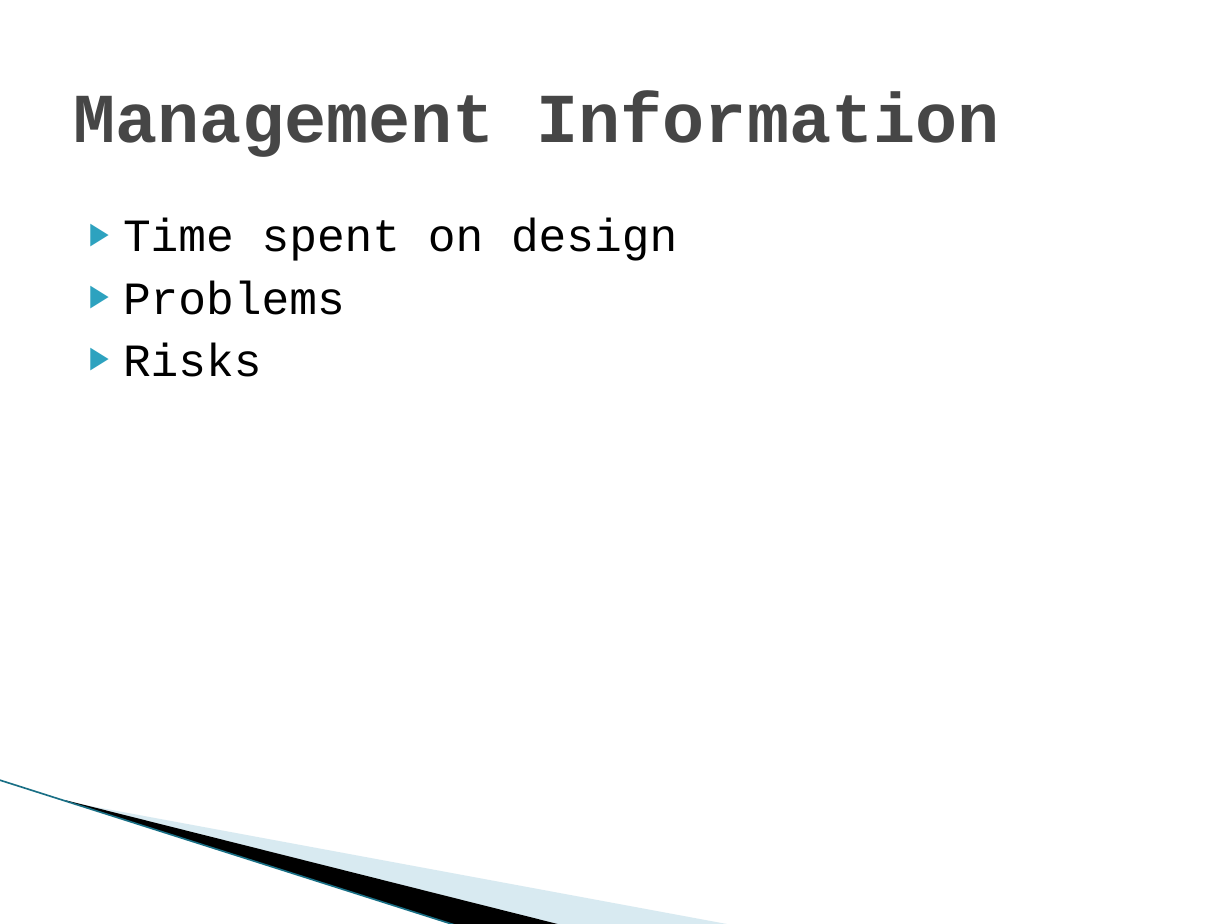
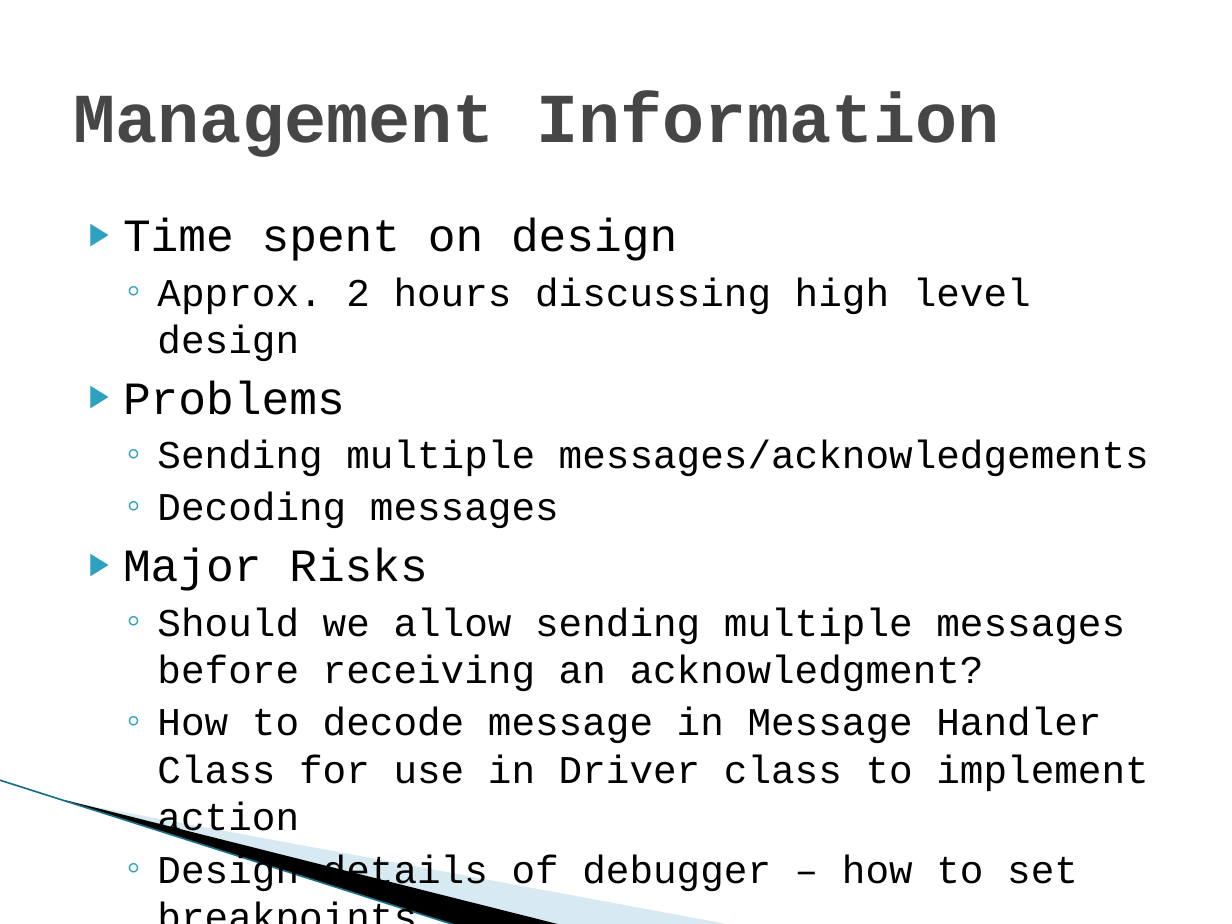
Before and after one commit to dmb2bt/CS3240-Group-19, a slide deck: slide 6 of Presentations/RoboticorpLab5.pptx. Drawn at 1232x924 pixels with LibreOffice and Linux fonts; fonts in the diff are those of the drawing; background and template pictures are left out. Boxes give left, top, right and bottom in pixels: in the first picture for what was removed or moved away, otherwise in the second. Text is boxed around its words. In the diff, an @@ line names an element or a change of style, - is before the commit and + after.

Commit message:
Anticipated Changes and Management Stuff added to Presentation 5

```diff
--- a/Presentations/RoboticorpLab5.pptx
+++ b/Presentations/RoboticorpLab5.pptx
@@ text at <box>157,277,1031,361</box>: paragraph added @@
+  ◦ Approx. 2 hours discussing high level design
@@ text at <box>123,440,1149,894</box>: text changed; size 27 to 23 pt @@
-▶ Risks
+  ◦ Sending multiple messages/acknowledgements
+  ◦ Decoding messages
+▶ Major Risks
+  ◦ Should we allow sending multiple messages before receiving an acknowledgment?
+  ◦ How to decode message in Message Handler Class for use in Driver class to implement action
+  ◦ Design details of debugger – how to set breakpoints
```
Also in this commit, not shown: 1 other slide changed.
